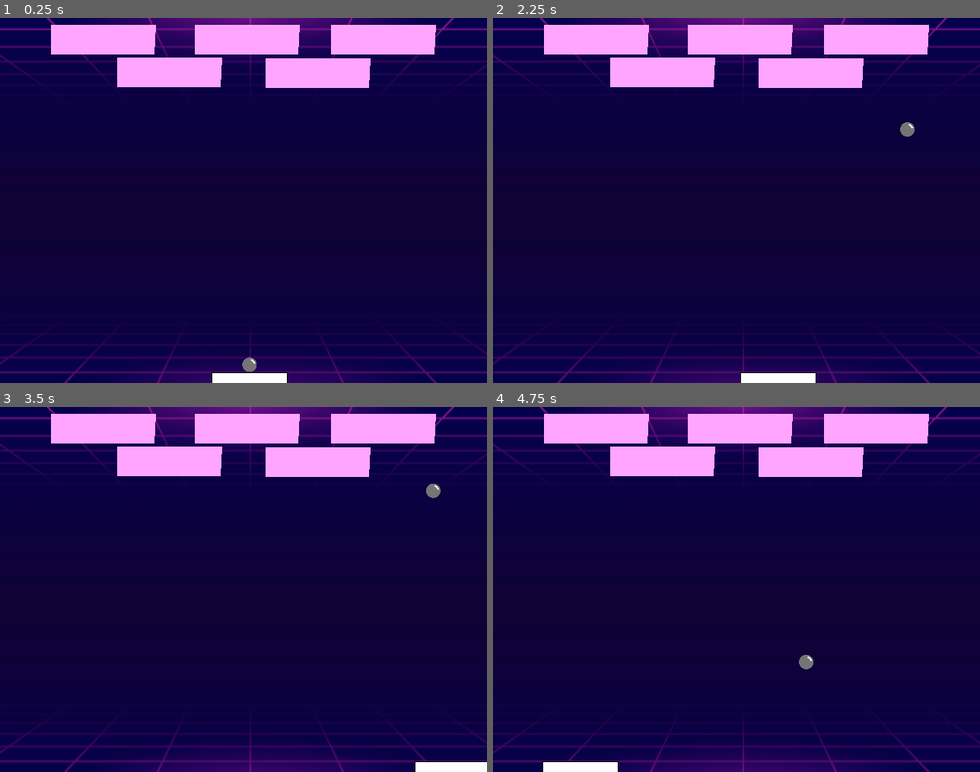
Above: before the commit, frames 1-4 (two rows, left to right).
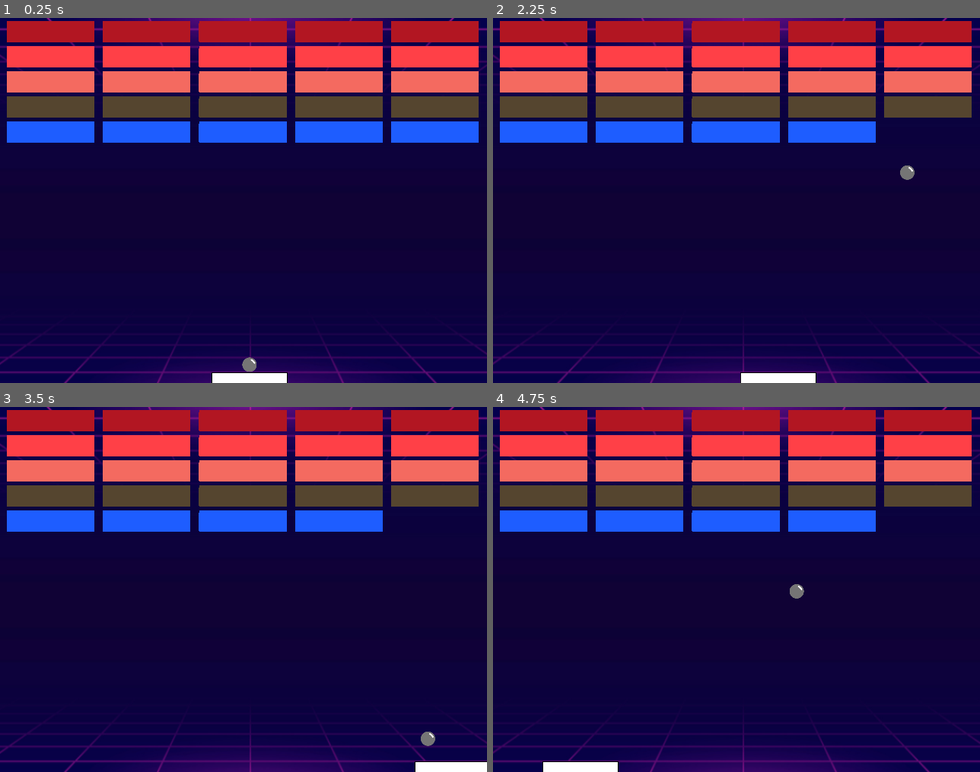
Above: after the commit, the same moments.

Repository: fabiolrodriguez/roguebrick
Game: Godot game, scene res://scenes/wrold.tscn
The game is run twice, just before and just after one commit, with the same random seed, the same clock (stepped at 60 frames per second) and the same inputs.
Inputs:
- Up to frame 1 (0.25 s): no input
- Up to frame 2 (2.25 s): tap Enter (ui_accept) at 0.5, 0.77, 1.52 s; hold Right (ui_right) 0.53-1.28 s; hold Left (ui_left) 1.28-2.03 s; hold Right (ui_right) from 2.03 s (still down)
- Up to frame 3 (3.5 s): keep holding Right (ui_right); tap Enter (ui_accept) at 3.02 s
- Up to frame 4 (4.75 s): release Right (ui_right) at 3.53 s; hold Left (ui_left) from 3.53 s (still down); tap Enter (ui_accept) at 3.77, 4.52 s

The runs differ from the first frame. In frame 1, 28% of the frame differs, in the area x 1-99%, y 0-35%; in frame 2, 27%; in frame 3, 27%; in frame 4, 27%.

Commit message:
first working version

Diff:
--- a/scenes/brick.tscn
+++ b/scenes/brick.tscn
@@ -3,16 +3,16 @@
 [ext_resource type="Script" uid="uid://cwgaiqyb68qpy" path="res://scripts/brick.gd" id="1_5l4w1"]
 
 [sub_resource type="RectangleShape2D" id="RectangleShape2D_jurt7"]
-size = Vector2(136, 37)
+size = Vector2(117, 30)
 
 [node name="brick" type="StaticBody2D" unique_id=97388442]
 script = ExtResource("1_5l4w1")
 
 [node name="collider" type="CollisionShape2D" parent="." unique_id=1721378453]
-position = Vector2(1, -0.5)
+position = Vector2(56.5, 13)
 shape = SubResource("RectangleShape2D_jurt7")
 
 [node name="Polygon2D" type="Polygon2D" parent="." unique_id=615326441]
-position = Vector2(-67, -18)
+position = Vector2(-0.26811594, -0.36585367)
 color = Color(1, 0.64705884, 1, 1)
-polygon = PackedVector2Array(-1, -1, 137, -1, 135, 38, -1, 38)
+polygon = PackedVector2Array(-0.73188406, -0.63414633, 114.26811, -0.63414633, 114.26811, 17.365854, 114.26811, 27.365854, 99.668976, 27.365854, 68.62952, 27.365854, -0.73188406, 27.365854, -1, 19.793823)
--- a/scenes/wrold.tscn
+++ b/scenes/wrold.tscn
@@ -4,7 +4,6 @@
 [ext_resource type="Script" uid="uid://ixj2bllhp7t" path="res://scripts/main.gd" id="1_x26i3"]
 [ext_resource type="PackedScene" uid="uid://dpfa4erbdltn0" path="res://scenes/player.tscn" id="2_rfnaa"]
 [ext_resource type="PackedScene" uid="uid://s6uj340am82q" path="res://scenes/ball.tscn" id="3_ninex"]
-[ext_resource type="PackedScene" uid="uid://bois2dx5b7vb4" path="res://scenes/brick.tscn" id="5_vdhx6"]
 
 [sub_resource type="RectangleShape2D" id="RectangleShape2D_w04al"]
 size = Vector2(15, 513)
@@ -61,20 +60,6 @@
 scale = Vector2(0.25, 0.25)
 
 [node name="bricks" type="Node2D" parent="." unique_id=393319109]
-
-[node name="brick" parent="bricks" unique_id=97388442 instance=ExtResource("5_vdhx6")]
-position = Vector2(324, 28)
-
-[node name="brick2" parent="bricks" unique_id=291946354 instance=ExtResource("5_vdhx6")]
-position = Vector2(417, 72)
-
-[node name="brick3" parent="bricks" unique_id=931468308 instance=ExtResource("5_vdhx6")]
-position = Vector2(222, 71)
-
-[node name="brick4" parent="bricks" unique_id=1630745735 instance=ExtResource("5_vdhx6")]
-position = Vector2(503, 28)
-
-[node name="brick5" parent="bricks" unique_id=1219388960 instance=ExtResource("5_vdhx6")]
-position = Vector2(135, 28)
+visibility_layer = 4
 
 [connection signal="body_entered" from="deadzone" to="." method="_on_deadzone_body_entered"]
--- a/scripts/ball.gd
+++ b/scripts/ball.gd
@@ -30,7 +30,7 @@
 
 		if collider.has_method("hit"):
 			collider.hit()
-
+			speed += 10
 		velocity = velocity.bounce(collision.get_normal()).normalized() * speed
 
 func launch():
--- a/scripts/main.gd
+++ b/scripts/main.gd
@@ -5,7 +5,69 @@
 @onready var deadzone = $deadzone
 @onready var bricks = $bricks
 
+## teste
+
+@export var rows: int = 5
+@export var columns: int = 5
+@export var spacing_x: float = 11
+@export var spacing_y: float = 5.0
+@export var start_position: Vector2 = Vector2(10, 5)
+
 var brick_scene = preload("res://scenes/brick.tscn")
+
+var brick = brick_scene.instantiate()
+
+# get the polygon size
+var polygon = brick.get_node("Polygon2D")
+var rect = Rect2()
+
+func generate_bricks():
+
+	var brick_colors = [
+		Color.FIREBRICK,
+		Color.TOMATO,
+		Color.SANDY_BROWN,
+		Color.DARK_OLIVE_GREEN,
+		Color.DODGER_BLUE
+	]
+
+	for child in bricks.get_children():
+		child.queue_free()
+
+	# get the polygon size
+	for p in polygon.polygon:
+		rect = rect.expand(p)
+
+	var size = rect.size
+	var brick_width = rect.size.x
+	var brick_height = rect.size.y
+	print(brick_width)
+	print(brick_height)
+	# end of getting polygon size
+
+	for row in range(rows):
+		for col in range(columns):
+			var brick = brick_scene.instantiate()
+			bricks.add_child(brick)
+
+			var x = start_position.x + col * (brick_width + spacing_x)
+			var y = start_position.y + row * (brick_height + spacing_y)
+
+			brick.position = Vector2(x, y)
+
+			var color = brick_colors[row % brick_colors.size()]
+			brick.get_node("Polygon2D").modulate = color
+
+func _ready():
+
+	randomize()
+	generate_bricks()
+	# connect brick to send the get the destroyed signal
+	for brick in bricks.get_children():
+		brick.destroyed.connect(_on_brick_destroyed)
+
+func _on_brick_destroyed():
+	call_deferred("check_bricks")
 
 func spawn_brick(pos):
 
@@ -23,5 +85,7 @@
 		body.call_deferred("stick_to_player")
 
 func check_bricks():
-	if bricks.get_child_count() == 0:
+	print("bricks restantes:", bricks.get_child_count())
+
+	if bricks.get_child_count() <= 1:
 		print("fase completa")
